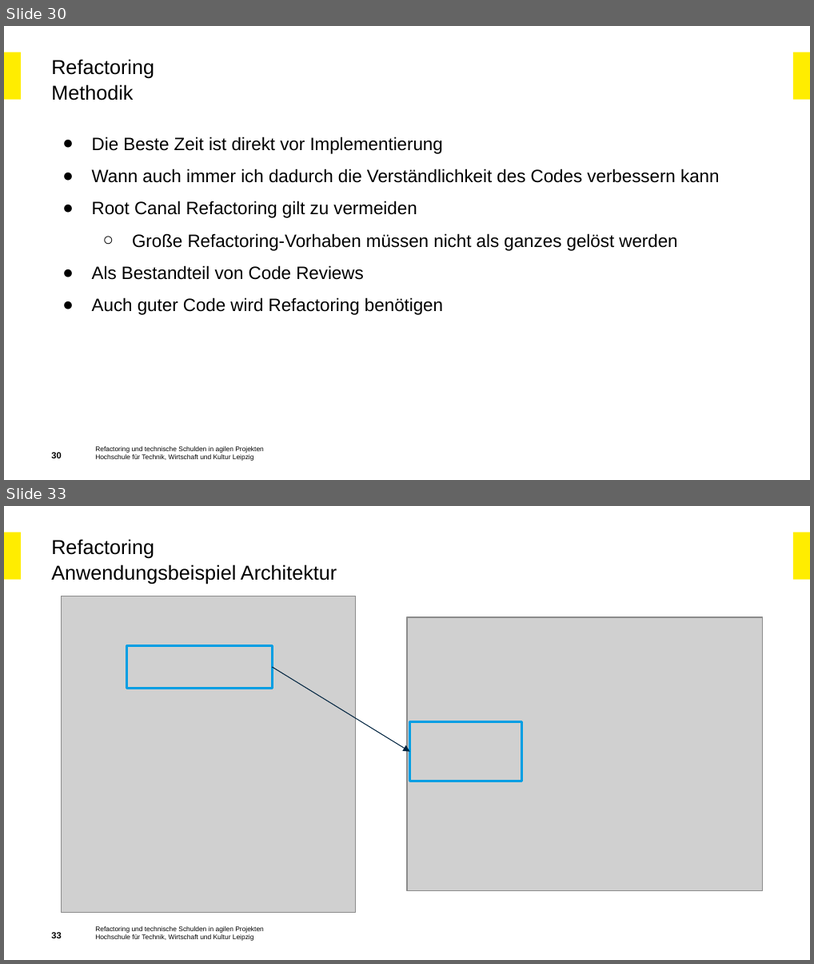
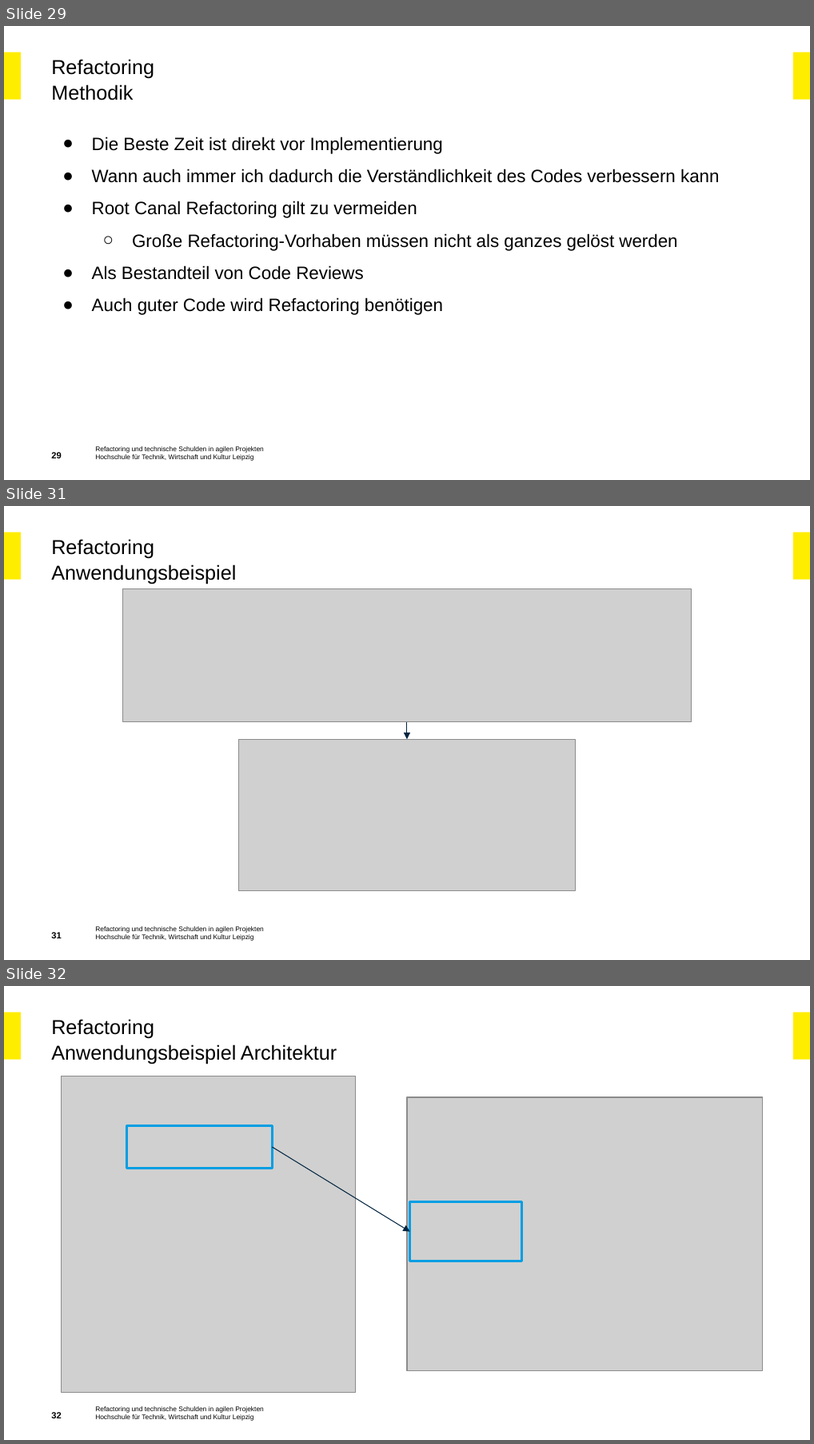
Before and after one commit to Beleg-03-Technische-Schulden/Abgabe, a slide deck: Beleg-03_Präsentation.pptx. Shown one above the other, each under a label of ours: slides 30 and 33 before the commit, slides 29, 31 and 32 after it; the slides between them are not shown. The pictures are 814x964 and 814x1444 pixels, drawn with LibreOffice and Linux fonts; fonts in the diff are those of the drawing; grey boxes stand for pictures; background and template pictures are left out. Boxes give left, top, right and bottom in pixels: in the first picture for what was removed or moved away, otherwise in the second. Text is boxed around its words. In the diff, an @@ line names an element or a change of style, - is before the commit and + after.

```diff
--- a/Beleg-03_Präsentation.pptx
+++ b/Beleg-03_Präsentation.pptx
@@ slide 31 added at (x1=4, y1=506, x2=810, y2=960), background #FFFFFF; not listed: 4 template elements that a slide beside it also shows @@
@@ title added at (x1=51, y1=539, x2=236, y2=584), 18 pt, text #000000 @@
+Refactoring
+Anwendungsbeispiel
@@ picture added at (x1=123, y1=589, x2=692, y2=722) @@
@@ picture added at (x1=238, y1=739, x2=576, y2=891) @@
@@ arrow added from (407, 722) to (407, 739), #022541 0.75 pt @@
@@ page number added at (x1=51, y1=932, x2=61, y2=938), 8 pt, text #000000, bold @@
+31
@@ what was slide 30 is now slide 29 @@
@@ page number at (x1=51, y1=451, x2=61, y2=460): text changed @@
-30
+29
@@ what was slide 33 is now slide 32 @@
```
Also in this commit, not shown: 14 slides changed, 2 slides removed.
